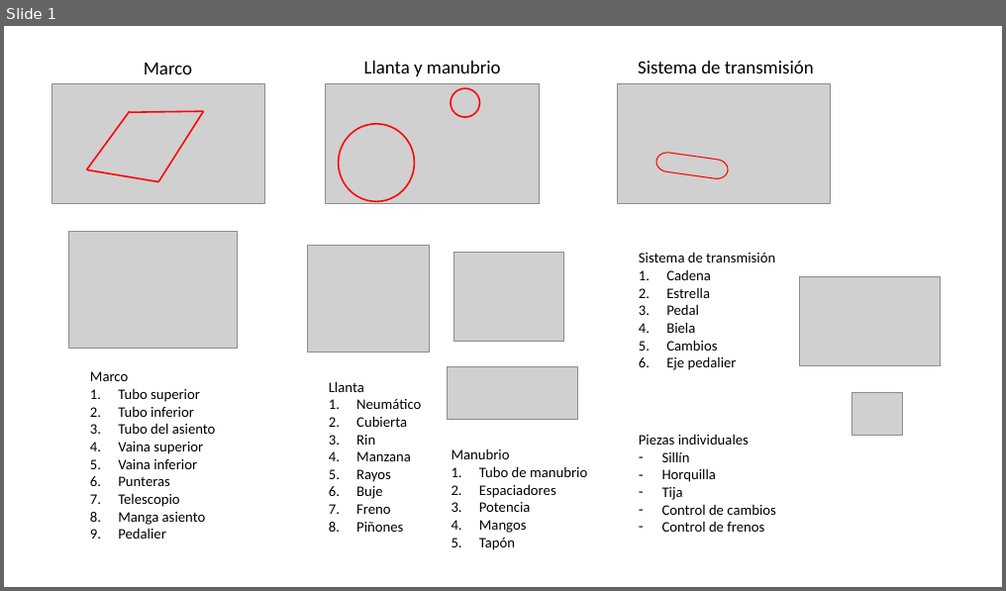
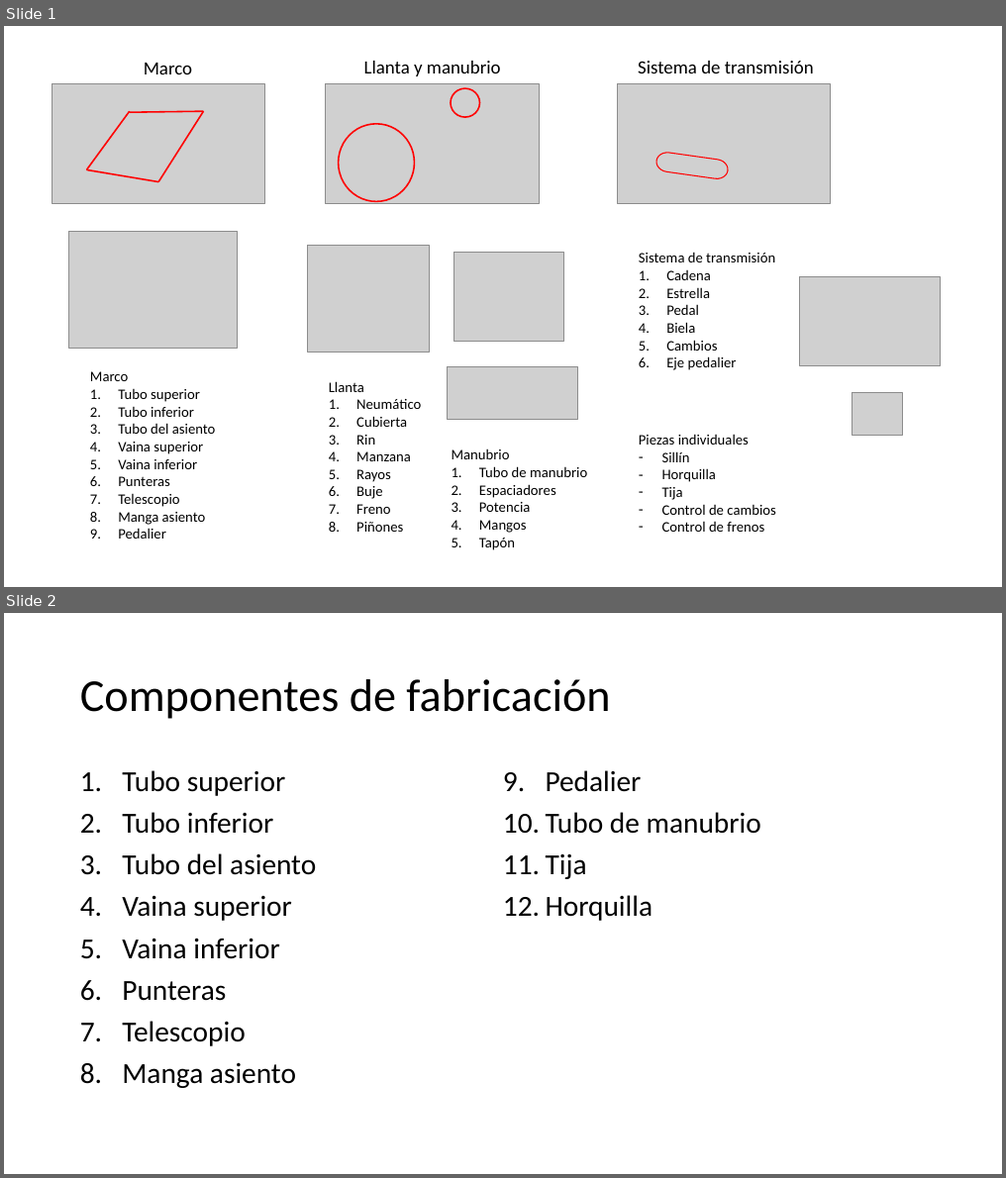
Before and after one commit to juvallejom/BICIBU-Proyecto-Final, a slide deck: Plant Simulation/Componentes de la bicicleta.pptx. Shown one above the other, each under a label of ours: slide 1 before the commit, slides 1 and 2 after it. The pictures are 1006x591 and 1006x1178 pixels, drawn with LibreOffice and Linux fonts; fonts in the diff are those of the drawing; grey boxes stand for pictures; background and template pictures are left out. Boxes give left, top, right and bottom in pixels: in the first picture for what was removed or moved away, otherwise in the second. Text is boxed around its words. In the diff, an @@ line names an element or a change of style, - is before the commit and + after.

Commit message:
Lista de componentes de fabricación y selección

```diff
--- a/Plant Simulation/Componentes de la bicicleta.pptx
+++ b/Plant Simulation/Componentes de la bicicleta.pptx
@@ slide 2 added at (4, 613, 1002, 1174), background #FFFFFF @@
@@ title added at (80, 679, 610, 719), 44 pt, text #000000 @@
+Componentes de fabricación
@@ text added at (122, 770, 761, 1088), 28 pt, text #000000 @@
+1. Tubo superior
+2. Tubo inferior
+3. Tubo del asiento
+4. Vaina superior
+5. Vaina inferior
+6. Punteras
+7. Telescopio
+8. Manga asiento
+9. Pedalier
+10. Tubo de manubrio
+11. Tija
+12. Horquilla
```
Also in this commit, not shown: 1 other slide added.
